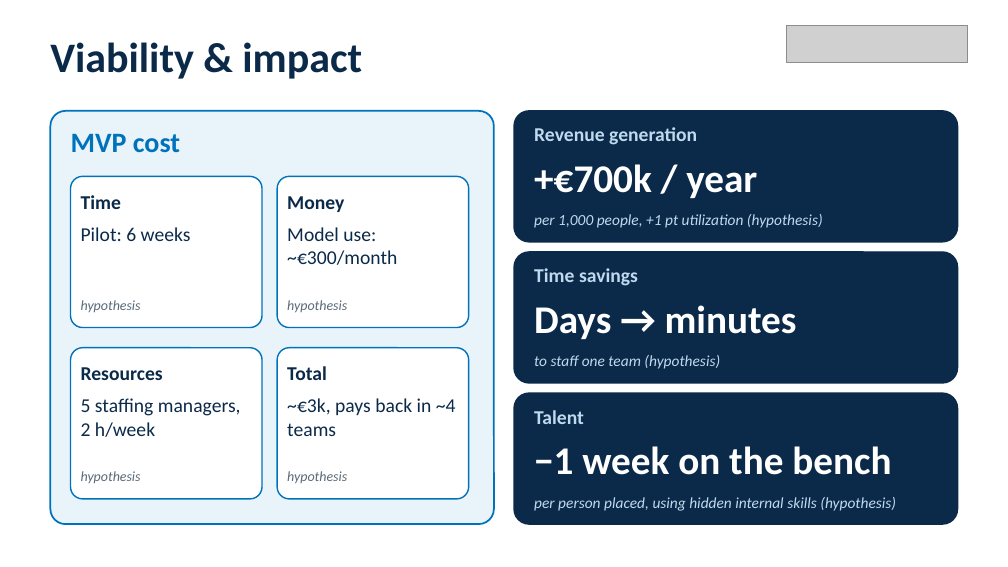
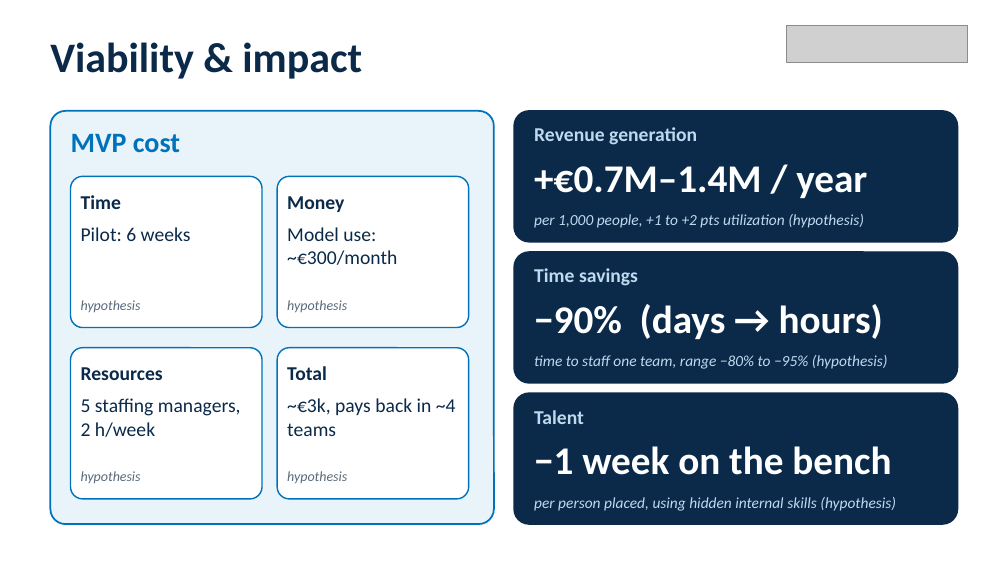
Before and after one commit to igagmol/hackaton-saturday, a slide deck: slide 4 of pitch/NTTDATA_pitch_deck.pptx. Drawn at 1008x567 pixels with LibreOffice and Linux fonts; fonts in the diff are those of the drawing; grey boxes stand for pictures. Boxes give left, top, right and bottom in pixels: in the first picture for what was removed or moved away, otherwise in the second. Text is boxed around its words. In the diff, an @@ line names an element or a change of style, - is before the commit and + after.

```diff
--- a/pitch/NTTDATA_pitch_deck.pptx
+++ b/pitch/NTTDATA_pitch_deck.pptx
@@ text at (534,166,867,198): text changed @@
-+€700k / year
++€0.7M–1.4M / year
@@ text at (534,214,864,228): text changed @@
-per 1,000 people, +1 pt utilization (hypothesis)
+per 1,000 people, +1 to +2 pts utilization (hypothesis)
@@ text at (534,304,883,339): text changed @@
-Days → minutes
+−90% (days → hours)
@@ text at (534,355,888,369): text changed @@
-to staff one team (hypothesis)
+time to staff one team, range −80% to −95% (hypothesis)
```
Also in this commit, not shown: 3 other slides changed, 3 other files.
